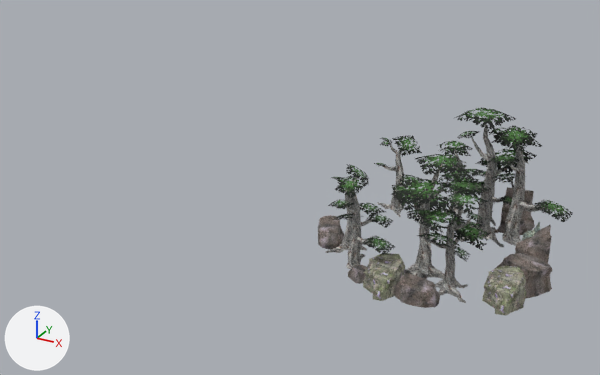
An edit to the glTF model game/levels/level_01/sm_meda_terrain_objects.gltf, drawn before and after from the same camera.
Rendered twice from a camera (50 mm lens) standing at (35.0, -98.6, 54.6) and looking at (-19.5, 0.5, 5.0). Every picture has the same lights, and +X, +Y and +Z are marked at lower left. Where no turn or scale is listed for an object, it has been applied to the vertices.

Names of what the first picture shows: 'Rock_10', 'Rock_2', 'Rock_3', 'Rock_7', 'Rock_8', 'Tree_1', 'Tree_3', 'Tree_4', 'Tree_5', 'Tree_6', 'Tree_7', 'Tree_9'.
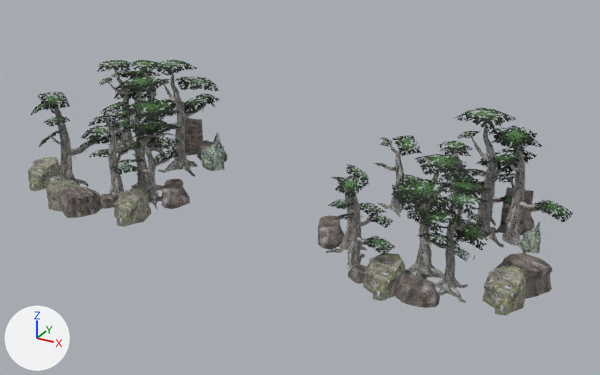
Changed parts and their boxes (x1, y1, x2, y2) in the pictures (600 x 375 px):
'Tree_14', added: after (81, 76, 181, 195)
'Tree_13', added: after (130, 60, 220, 176)
'Tree_16', added: after (31, 92, 118, 187)
'Tree_11', added: after (111, 123, 187, 209)
'Rock_10', moved, turned: before (515, 225, 552, 263); after (173, 118, 203, 155)
'Rock_16', added: after (113, 188, 151, 227)
'Rock_19', added: after (59, 187, 102, 218)
'Tree_12', added: after (97, 60, 144, 155)
'Tree_15', added: after (88, 115, 143, 198)
'Rock_17', added: after (28, 157, 60, 191)
'Tree_10', added: after (120, 60, 194, 157)
'Rock_15', added: after (162, 179, 190, 209)
'Rock_11', added: after (201, 133, 225, 171)
'Rock_13', added: after (46, 180, 80, 212)
'Rock_18', added: after (98, 194, 118, 209)
'Rock_14', added: after (196, 140, 227, 162)
'Rock_12', added: after (110, 124, 123, 144)

What changed in the scene script:
```text
Change ob_rock_10:
    ob_rock_10.location: (14.4, 3.2, -0.7) -> (-50.3, 14.1, -0.1)
    ob_rock_10.rotation_euler: (0.0, 0.0, -3.004) -> (0.0, 0.0, -1.543)  # degrees (0, 0, -172) -> degrees (0, 0, -88)
Add ob_tree_16:
    ob_tree_16 = bpy.data.objects.new('Tree_16', me_mesh_017)  # 356 vertices, 514 faces; spans x -4.8..5.9, y -4.1..7.1, z -0.7..15.5; in mat_branch_010 (picture img_tex_branch_1), mat_leaves_010 (picture img_tex_leaves_1), mat_bark_010 (picture img_tex_tree_1)
    ob_tree_16.location = (-56.5, -9.2, 1.4)
Add ob_tree_15:
    ob_tree_15 = bpy.data.objects.new('Tree_15', me_mesh_016)  # 360 vertices, 558 faces; spans x -5.76..3.93, y -2.92..6.82, z -0.5..13.7; in mat_leaves_009 (picture img_tex_leaves_1), mat_branch_009 (picture img_tex_branch_1), mat_bark_009 (picture img_tex_tree_1)
    ob_tree_15.location = (-46.6, -8.9, 1.0)
Add ob_tree_14:
    ob_tree_14 = bpy.data.objects.new('Tree_14', me_mesh_020)  # 381 vertices, 600 faces; spans x -9.7..9.0, y -4.4..5.8, z -0.8..18.5; in mat_bark_013 (picture img_tex_tree_1), mat_branch_013 (picture img_tex_branch_1), mat_leaves_013 (picture img_tex_leaves_1)
    ob_tree_14.location = (-44.5, -5.4, 1.0)
Add ob_tree_13:
    ob_tree_13 = bpy.data.objects.new('Tree_13', me_mesh_019)  # 393 vertices, 606 faces; spans x -6.7..6.0, y -9.3..7.9, z -0.8..18.5; in mat_bark_012 (picture img_tex_tree_1), mat_branch_012 (picture img_tex_branch_1), mat_leaves_012 (picture img_tex_leaves_1)
    ob_tree_13.location = (-46.8, 8.4, 0.1)
Add ob_tree_12:
    ob_tree_12 = bpy.data.objects.new('Tree_12', me_mesh_015)  # 385 vertices, 602 faces; spans x -5.2..6.6, y -7.5..5.7, z -0.7..15.9; in mat_bark_008 (picture img_tex_tree_1), mat_branch_008 (picture img_tex_branch_1), mat_leaves_008 (picture img_tex_leaves_1)
    ob_tree_12.location = (-59.3, 9.6, 1.2)
Add ob_tree_11:
    ob_tree_11 = bpy.data.objects.new('Tree_11', me_mesh_014)  # 393 vertices, 606 faces; spans x -5.08..4.51, y -5.53..4.48, z -0.55..12.01; in mat_bark_007 (picture img_tex_tree_1), mat_branch_007 (picture img_tex_branch_1), mat_leaves_007 (picture img_tex_leaves_1)
    ob_tree_11.location = (-40.9, -7.2, 1.3)
Add ob_tree_10:
    ob_tree_10 = bpy.data.objects.new('Tree_10', me_mesh_018)  # 393 vertices, 606 faces; spans x -8.0..8.6, y -5.2..4.0, z -0.8..16.5; in mat_bark_011 (picture img_tex_tree_1), mat_branch_011 (picture img_tex_branch_1), mat_leaves_011 (picture img_tex_leaves_1)
    ob_tree_10.location = (-55.0, 11.2, 1.1)
Add ob_rock_19:
    ob_rock_19 = bpy.data.objects.new('Rock_19', me_cube_018)  # 59 vertices, 102 faces; spans x -3.83..2.55, y -3.41..3.24, z -0.08..3.32; in mat_rock_1_004 (picture img_tex_rock_5)
    ob_rock_19.location = (-49.7, -13.2, 0.3)
Add ob_rock_18:
    ob_rock_18 = bpy.data.objects.new('Rock_18', me_cube_015)  # 59 vertices, 102 faces; spans x -1.85..1.23, y -1.64..1.56, z -0.04..1.6; in mat_rock_1_003 (picture img_tex_rock_5)
    ob_rock_18.location = (-46.0, -11.3, 1.1)
Add ob_rock_17:
    ob_rock_17 = bpy.data.objects.new('Rock_17', me_cube_016)  # 60 vertices, 108 faces; spans x -2.4..2.53, y -2.99..3.02, z -0.25..3.7; in mat_material_010 (picture img_tex_rock_4)
    ob_rock_17.location = (-63.5, -7.9, -0.2)
Add ob_rock_16:
    ob_rock_16 = bpy.data.objects.new('Rock_16', me_cube_012)  # 60 vertices, 108 faces; spans x -2.4..2.53, y -2.99..3.02, z -0.25..3.7; in mat_material_008 (picture img_tex_rock_4)
    ob_rock_16.location = (-42.4, -11.2, -0.2)
Add ob_rock_15:
    ob_rock_15 = bpy.data.objects.new('Rock_15', me_cube_010)  # 93 vertices, 170 faces; spans x -2.17..2.45, y -2.67..2.88, z -0.19..2.69; in mat_material_006 (picture img_tex_rock_5)
    ob_rock_15.location = (-38.8, -5.1, 0.9)
Add ob_rock_14:
    ob_rock_14 = bpy.data.objects.new('Rock_14', me_cube_011)  # 93 vertices, 170 faces; spans x -2.9..2.67, y -1.69..2.59, z -0.19..2.69; in mat_material_007 (picture img_tex_rock_5)
    ob_rock_14.location = (-44.6, 13.9, 0.2)
Add ob_rock_13:
    ob_rock_13 = bpy.data.objects.new('Rock_13', me_cube_014)  # 60 vertices, 108 faces; spans x -2.98..2.68, y -2.75..2.43, z -0.25..3.7; in mat_material_009 (picture img_tex_rock_4)
    ob_rock_13.location = (-53.7, -12.0, -0.2)
Add ob_rock_12:
    ob_rock_12 = bpy.data.objects.new('Rock_12', me_cube_017)  # 79 vertices, 140 faces; spans x -1.13..1.16, y -1.22..1.86, z 0.26..3.94; in mat_rock_3_002 (picture img_tex_rock_2)
    ob_rock_12.location = (-62.2, 10.2, 0.9)
Add ob_rock_11:
    ob_rock_11 = bpy.data.objects.new('Rock_11', me_cube_013)  # 79 vertices, 140 faces; spans x -2.23..2.96, y -2.56..2.41, z 0.39..5.83; in mat_rock_3_001 (picture img_tex_rock_2)
    ob_rock_11.location = (-42.2, 10.4, 0.2)
```
